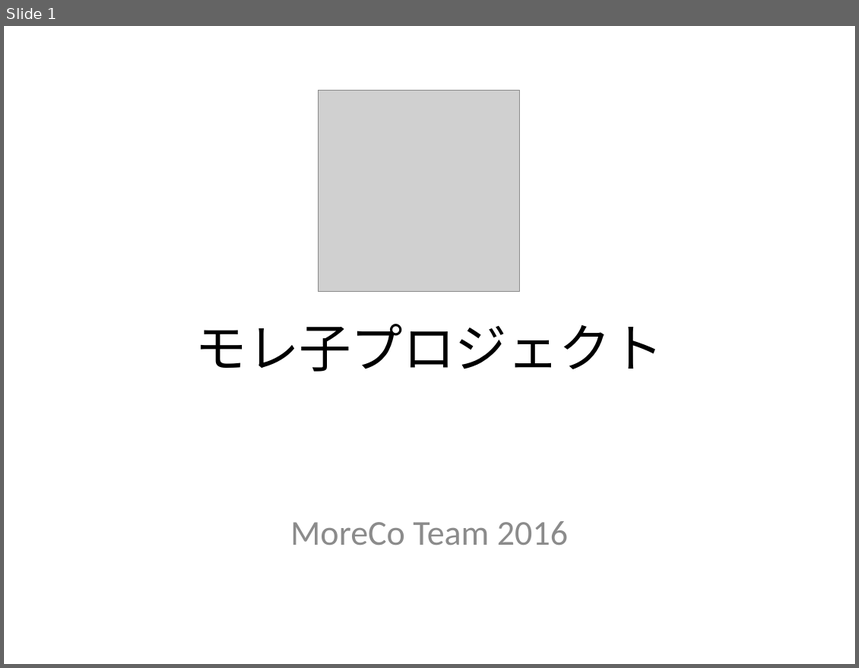
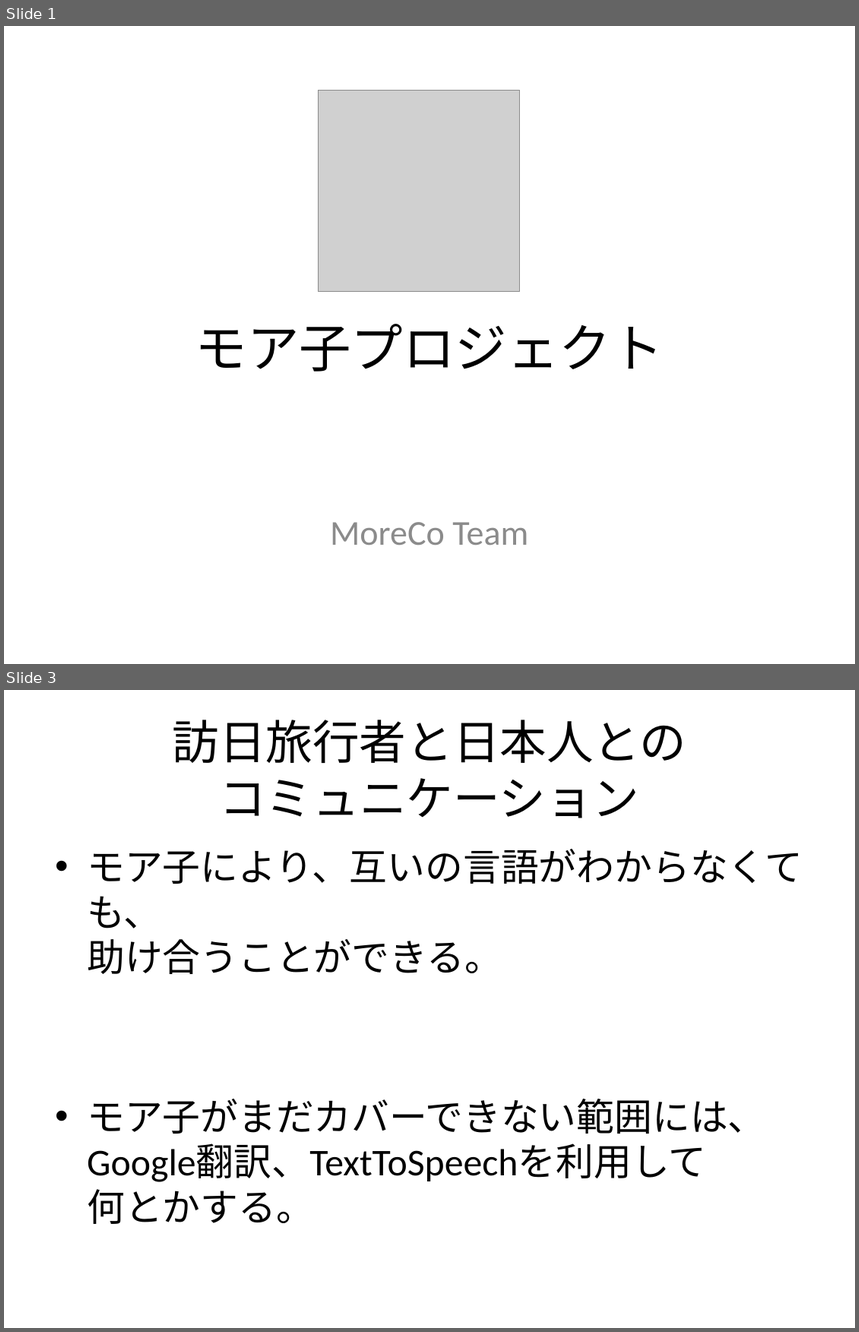
Before and after one commit to umbalaconmeogia/MoreCo, a slide deck: 05.Other/Document/モレ子プロジェクト.pptx. Shown one above the other, each under a label of ours: slide 1 before the commit, slides 1 and 3 after it; the slides between them are not shown. The pictures are 859x668 and 859x1332 pixels, drawn with LibreOffice and Linux fonts; fonts in the diff are those of the drawing; grey boxes stand for pictures. Boxes give left, top, right and bottom in pixels: in the first picture for what was removed or moved away, otherwise in the second. Text is boxed around its words. In the diff, an @@ line names an element or a change of style, - is before the commit and + after.

```diff
--- a/05.Other/Document/モレ子プロジェクト.pptx
+++ b/05.Other/Document/モレ子プロジェクト.pptx
@@ slide 3 added at (4,690,855,1328), background #FFFFFF @@
@@ title added at (172,720,686,818), 39.6 pt, text #000000 @@
+訪日旅行者と日本人との
+コミュニケーション
@@ text added at (87,849,803,1224), 32 pt, text #000000 @@
+• モア子により、互いの言語がわからなくても、
+  助け合うことができる。
+• モア子がまだカバーできない範囲には、
+  Google翻訳、TextToSpeechを利用して
+  何とかする。
@@ slide 1 changed as well @@
@@ title at (196,324,664,372): text changed @@
-モレ子プロジェクト
+モア子プロジェクト
@@ subtitle at (330,522,528,545): text changed @@
-MoreCo Team 2016
+MoreCo Team
```
Also in this commit, not shown: 2 other slides added, 7 other files.
